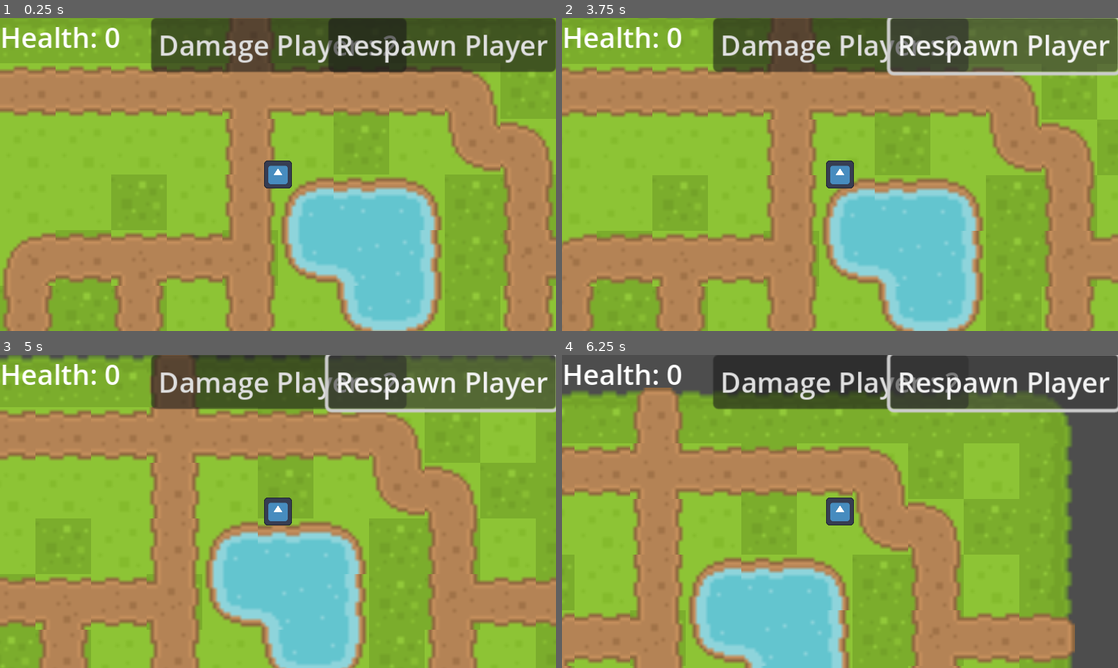
Above: before the commit, frames 1-4 (two rows, left to right).
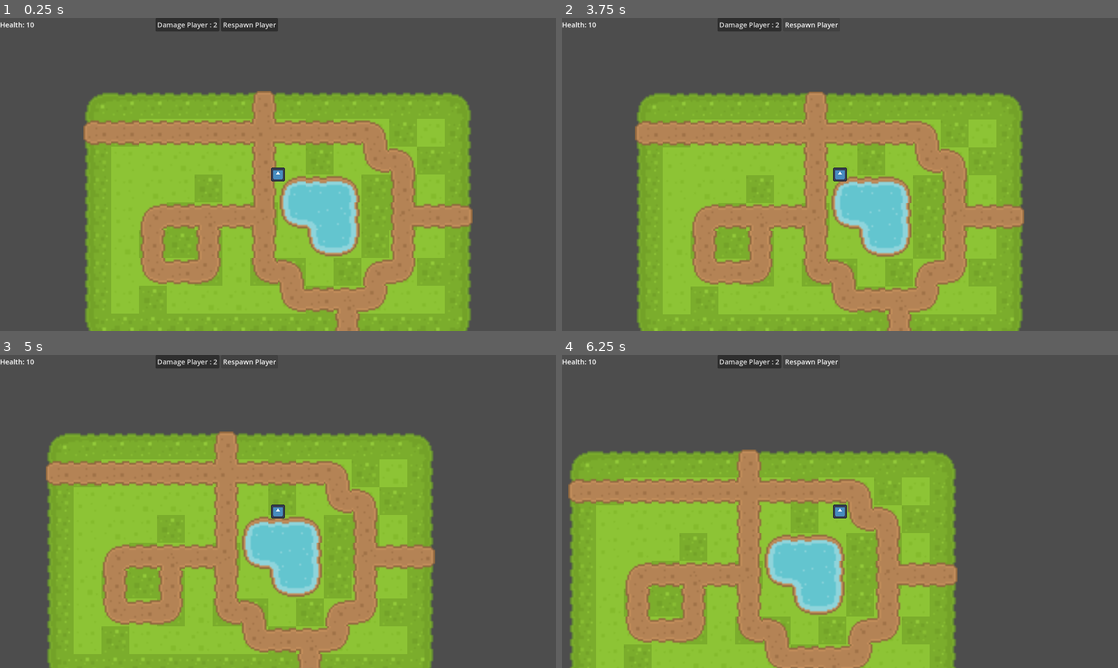
Above: after the commit, the same moments.

Repository: Nikkxi/CybrEternus
Game: Godot game, scene res://World/World.tscn
Same seed, same stepped clock (60 frames per second), same inputs: the game is played once before the commit and once after it. The engine's default icon, where the game draws it, is replaced by a stand-in: a white triangle on a blue panel in a dark square.
Inputs:
- Up to frame 1 (0.25 s): no input
- Up to frame 2 (3.75 s): click "Damage Player : 2" at 0.5 s; click "Respawn Player" at 1.25 s; click "Respawn Player" at 2 s; click "Respawn Player" at 2.75 s; tap Enter at 3.5 s; hold Right (move_right) from 3.53 s (still down)
- Up to frame 3 (5 s): release Right (move_right) at 4.28 s; hold Down (move_down) from 4.28 s (still down)
- Up to frame 4 (6.25 s): tap Space at 5 s; release Down (move_down) at 5.03 s; hold Right (move_right) 5.03-5.78 s; hold Up (move_up) from 5.78 s (still down)

The runs differ from the first frame. In frame 1, 79% of the frame differs, in the area x 0-100%, y 0-100%; in frame 2, 80%; in frame 3, 80%; in frame 4, 69%.

Commit message:
Changed signaling and reworked HUD scene

Diff:
--- /dev/null
+++ b/GUI/HUD.gd
@@ -0,0 +1,26 @@
+extends Control
+
+
+signal respawn_player
+signal damage_player
+
+
+# Called when the node enters the scene tree for the first time.
+func _ready():
+	pass # Replace with function body.
+
+
+# Called every frame. 'delta' is the elapsed time since the previous frame.
+func _process(delta):
+	pass
+
+
+func player_health_updated(player_current_health):
+	get_node("TopBar/CurrentHealth").text = str(player_current_health)
+
+func _on_respawn_player_button_pressed():
+	emit_signal("respawn_player")
+
+
+func _on_damage_player_button_pressed():
+	emit_signal("damage_player")
--- a/GUI/HUD.tscn
+++ b/GUI/HUD.tscn
@@ -1,35 +1,50 @@
-[gd_scene format=3 uid="uid://dexglav57dfx"]
+[gd_scene load_steps=2 format=3 uid="uid://dexglav57dfx"]
 
-[node name="HUD" type="CanvasLayer"]
+[ext_resource type="Script" path="res://GUI/HUD.gd" id="1_71f68"]
 
-[node name="DamagePlayerButton" type="Button" parent="."]
-anchors_preset = 5
-anchor_left = 0.5
-anchor_right = 0.5
-offset_left = -73.5
-offset_right = 73.5
-offset_bottom = 31.0
+[node name="HUD" type="Control"]
+layout_mode = 3
+anchors_preset = 10
+anchor_right = 1.0
+offset_bottom = 30.0
 grow_horizontal = 2
+script = ExtResource("1_71f68")
+
+[node name="TopBar" type="HBoxContainer" parent="."]
+layout_mode = 1
+anchors_preset = 10
+anchor_right = 1.0
+offset_bottom = 26.0
+grow_horizontal = 2
+
+[node name="HealthLabel" type="Label" parent="TopBar"]
+layout_mode = 2
+size_flags_horizontal = 0
+text = "Health:"
+vertical_alignment = 1
+
+[node name="CurrentHealth" type="Label" parent="TopBar"]
+layout_mode = 2
+size_flags_horizontal = 0
+text = "0"
+vertical_alignment = 1
+text_direction = 1
+
+[node name="Spacer" type="Control" parent="TopBar"]
+layout_mode = 2
+size_flags_horizontal = 3
+
+[node name="DamagePlayerButton" type="Button" parent="TopBar"]
+layout_mode = 2
+size_flags_horizontal = 8
+focus_mode = 0
 text = "Damage Player : 2"
 
-[node name="RespawnPlayerButton" type="Button" parent="."]
-anchors_preset = 1
-anchor_left = 1.0
-anchor_right = 1.0
-offset_left = -131.0
-offset_bottom = 31.0
-grow_horizontal = 0
+[node name="RespawnPlayerButton" type="Button" parent="TopBar"]
+layout_mode = 2
+size_flags_horizontal = 8
+focus_mode = 0
 text = "Respawn Player"
 
-[node name="HealthLabel" type="RichTextLabel" parent="."]
-offset_right = 57.0
-offset_bottom = 26.0
-text = "Health:"
-
-[node name="CurrentHealth" type="Label" parent="."]
-layout_direction = 2
-offset_left = 60.0
-offset_right = 87.0
-offset_bottom = 23.0
-text = "0"
-text_direction = 1
+[connection signal="pressed" from="TopBar/DamagePlayerButton" to="." method="_on_damage_player_button_pressed"]
+[connection signal="pressed" from="TopBar/RespawnPlayerButton" to="." method="_on_respawn_player_button_pressed"]
--- a/Player/Player.tscn
+++ b/Player/Player.tscn
@@ -27,3 +27,4 @@
 shape = SubResource("CapsuleShape2D_q561h")
 
 [connection signal="Dies" from="Health" to="." method="_on_health_dies"]
+[connection signal="current_health_updated" from="Health" to="." method="_on_health_current_health_updated"]
--- a/Scripts/Health.gd
+++ b/Scripts/Health.gd
@@ -23,7 +23,7 @@
 		Dies.emit()
 
 
-func receiveHealing(health:int):
+func heal(health:int):
 	current_health += health
 
 	if current_health > max_health:
--- a/Scripts/Player.gd
+++ b/Scripts/Player.gd
@@ -5,6 +5,8 @@
 @export var loot:String
 
 var health:Health
+
+signal player_health_updated
 
 func _ready():
 	pass
@@ -18,8 +20,8 @@
 	# Get the input direction and handle the movement/deceleration.
 	# As good practice, you should replace UI actions with custom gameplay actions.
 	var direction = Vector2.ZERO
-	direction.x = Input.get_axis("ui_left", "ui_right")
-	direction.y = Input.get_axis("ui_up", "ui_down")
+	direction.x = Input.get_axis("move_left", "move_right")
+	direction.y = Input.get_axis("move_up", "move_down")
 	direction = direction.normalized()
 
 	if direction:
@@ -33,11 +35,16 @@
 	#print(actual_output)
 	move_and_slide()
 
+func reset():
+	get_node("Health").resetHealth()
+
+func take_damage(damage:int):
+	get_node("Health").takeDamage(damage)
+
 
 func _on_health_dies():
 	print("Drops loot: " + loot)
 
 
-
-func _on_damage_player_button_pressed():
-	get_node("Health").takeDamage(2)
+func _on_health_current_health_updated(current_health):
+	emit_signal("player_health_updated", current_health)
--- a/World/World.gd
+++ b/World/World.gd
@@ -7,7 +7,8 @@
 # Called when the node enters the scene tree for the first time.
 func _ready():
 	player.position = spawnPoint.position
-	get_node("HUD").transform = global_transform
+	#get_node("HUD").transform = global_transform
+	player.reset()
 
 
 
@@ -16,11 +17,18 @@
 	pass
 
 
-
-func _on_respawn_player_button_pressed():
+func _on_hud_respawn_player():
 	print("Respawning the player. . .")
 	player.position = spawnPoint.position
 	print("Player reset to spawn point")
 	var playerHealth = get_node("Player/Health")
 	playerHealth.resetHealth()
 	print("Player health reset to ", playerHealth.current_health)
+
+
+func _on_hud_damage_player():
+	player.take_damage(2)
+
+
+func _on_player_player_health_updated(player_current_health):
+	get_node("UILayer/HUD").player_health_updated(player_current_health)
--- a/World/World.tscn
+++ b/World/World.tscn
@@ -17,8 +17,13 @@
 [node name="SpawnPoint" type="Node2D" parent="."]
 position = Vector2(256, 128)
 
-[node name="HUD" parent="." instance=ExtResource("4_ykfah")]
-offset_right = 1920.0
-offset_bottom = 1080.0
+[node name="UILayer" type="CanvasLayer" parent="."]
+
+[node name="HUD" parent="UILayer" instance=ExtResource("4_ykfah")]
+scale = Vector2(0.5, 0.5)
+
+[connection signal="player_health_updated" from="Player" to="." method="_on_player_player_health_updated"]
+[connection signal="damage_player" from="UILayer/HUD" to="." method="_on_hud_damage_player"]
+[connection signal="respawn_player" from="UILayer/HUD" to="." method="_on_hud_respawn_player"]
 
 [editable path="Player"]
--- a/project.godot
+++ b/project.godot
@@ -21,28 +21,36 @@
 window/size/viewport_width=1280
 window/size/viewport_height=720
 window/stretch/mode="canvas_items"
-window/stretch/scale=4.0
+window/stretch/scale=2.0
+
+[dotnet]
+
+project/assembly_name="CybrEterneus"
 
 [input]
 
 move_left={
 "deadzone": 0.5,
 "events": [Object(InputEventKey,"resource_local_to_scene":false,"resource_name":"","device":-1,"window_id":0,"alt_press …(182 unchanged characters)…
+, Object(InputEventKey,"resource_local_to_scene":false,"resource_name":"","device":-1,"window_id":0,"alt_pressed":false,"shift_pressed":false,"ctrl_pressed":false,"meta_pressed":false,"pressed":false,"keycode":0,"physical_keycode":65,"key_label":0,"unicode":97,"echo":false,"script":null)
 ]
 }
 move_right={
 "deadzone": 0.5,
 "events": [Object(InputEventKey,"resource_local_to_scene":false,"resource_name":"","device":-1,"window_id":0,"alt_press …(182 unchanged characters)…
+, Object(InputEventKey,"resource_local_to_scene":false,"resource_name":"","device":-1,"window_id":0,"alt_pressed":false,"shift_pressed":false,"ctrl_pressed":false,"meta_pressed":false,"pressed":false,"keycode":0,"physical_keycode":68,"key_label":0,"unicode":100,"echo":false,"script":null)
 ]
 }
 move_up={
 "deadzone": 0.5,
 "events": [Object(InputEventKey,"resource_local_to_scene":false,"resource_name":"","device":-1,"window_id":0,"alt_press …(182 unchanged characters)…
+, Object(InputEventKey,"resource_local_to_scene":false,"resource_name":"","device":-1,"window_id":0,"alt_pressed":false,"shift_pressed":false,"ctrl_pressed":false,"meta_pressed":false,"pressed":false,"keycode":0,"physical_keycode":87,"key_label":0,"unicode":119,"echo":false,"script":null)
 ]
 }
 move_down={
 "deadzone": 0.5,
 "events": [Object(InputEventKey,"resource_local_to_scene":false,"resource_name":"","device":-1,"window_id":0,"alt_press …(182 unchanged characters)…
+, Object(InputEventKey,"resource_local_to_scene":false,"resource_name":"","device":-1,"window_id":0,"alt_pressed":false,"shift_pressed":false,"ctrl_pressed":false,"meta_pressed":false,"pressed":false,"keycode":0,"physical_keycode":83,"key_label":0,"unicode":115,"echo":false,"script":null)
 ]
 }
 respawn={
